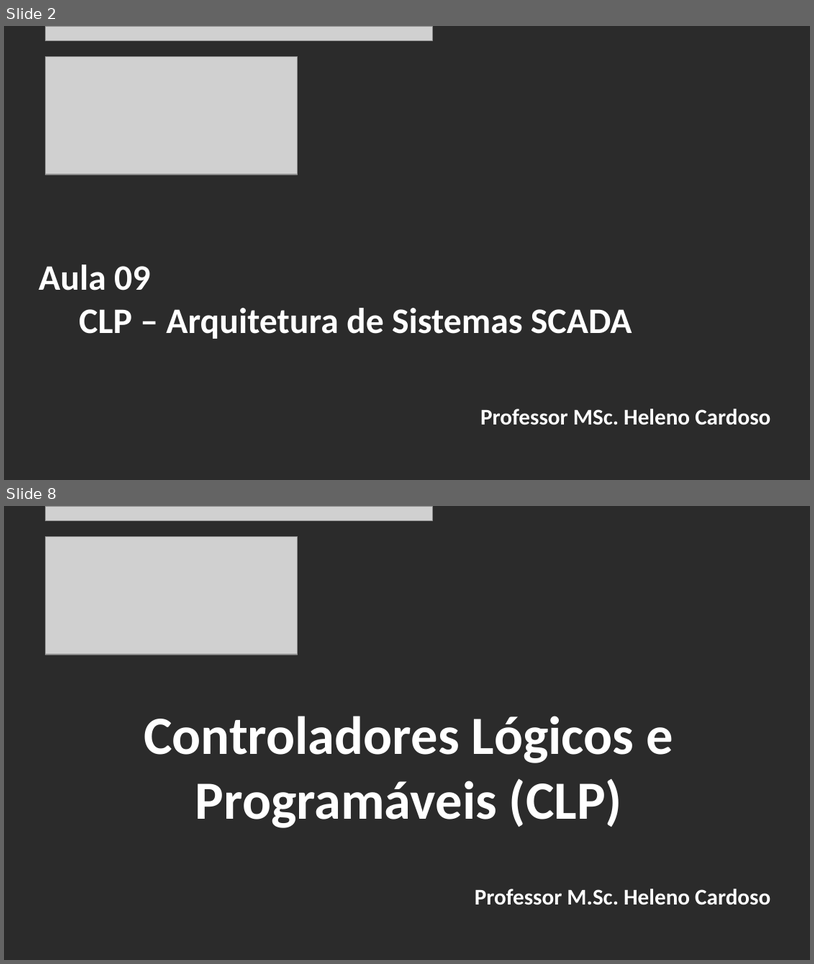
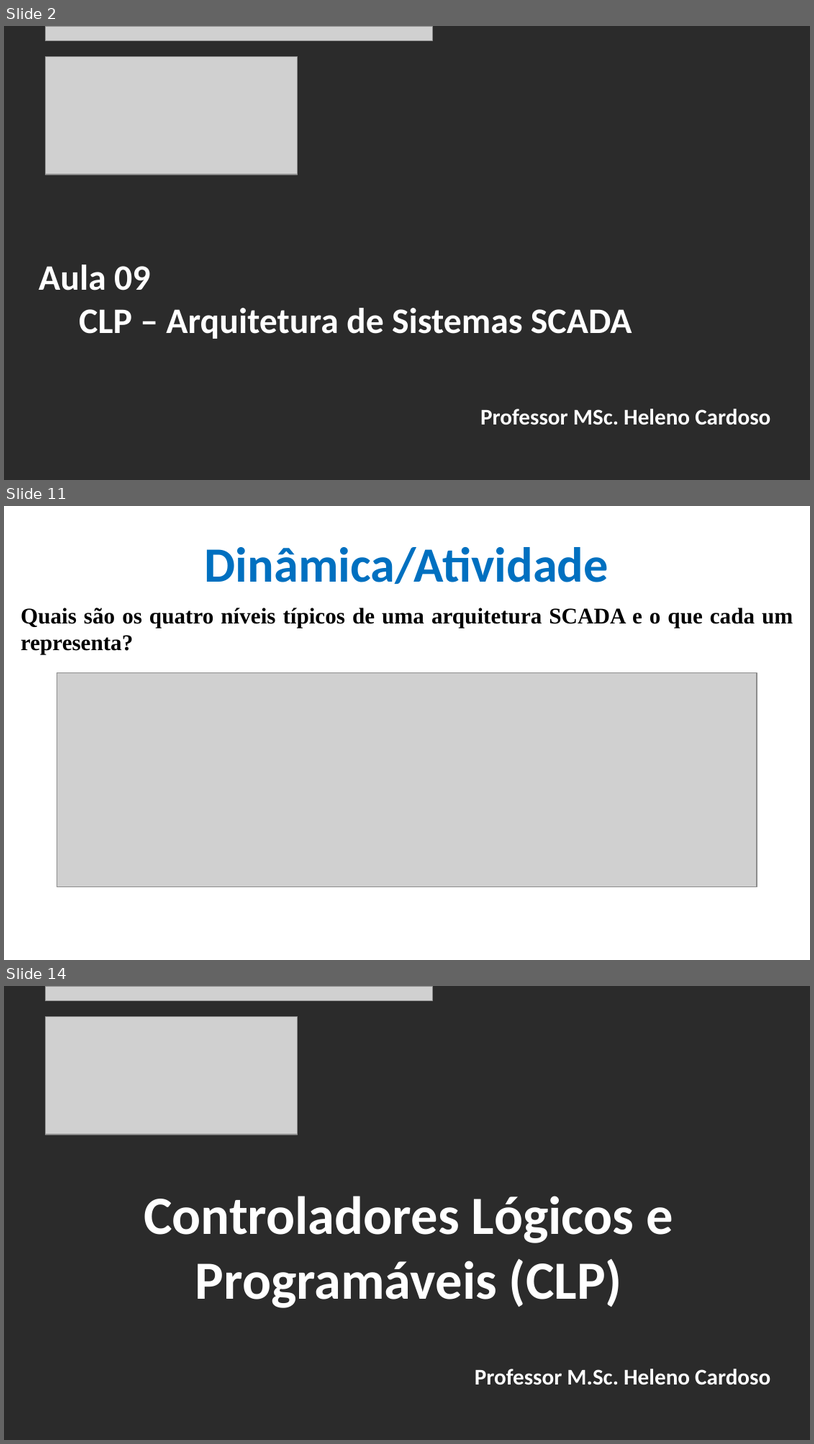
Before and after one commit to CloudEducationBrazil/WydenUniRuyControladoresLogicosProgCLP, a slide deck: 01 Classes/Aula9 - CLP - Arquitetura de Sistemas SCADA.pptx. Shown one above the other, each under a label of ours: slides 2 and 8 before the commit, slides 2, 11 and 14 after it; the slides between them are not shown. The pictures are 814x964 and 814x1444 pixels, drawn with LibreOffice and Linux fonts; fonts in the diff are those of the drawing; grey boxes stand for pictures; background and template pictures are left out; a plain dark background stands for a picture behind light text. Boxes give left, top, right and bottom in pixels: in the first picture for what was removed or moved away, otherwise in the second. Text is boxed around its words. In the diff, an @@ line names an element or a change of style, - is before the commit and + after.

```diff
--- a/01 Classes/Aula9 - CLP - Arquitetura de Sistemas SCADA.pptx
+++ b/01 Classes/Aula9 - CLP - Arquitetura de Sistemas SCADA.pptx
@@ slide 11 added at [4, 506, 810, 960], background picture (left out) @@
@@ title added at [205, 547, 609, 584], 44 pt, text #0070C0, bold @@
+Dinâmica/Atividade
@@ text added at [21, 608, 793, 654], 20 pt, text #000000, bold @@
+Quais são os quatro níveis típicos de uma arquitetura SCADA e o que cada um representa?
@@ picture added at [57, 673, 757, 887] @@
@@ what was slide 8 is now slide 14 @@
```
Also in this commit, not shown: 5 slides changed, 5 other slides added.
